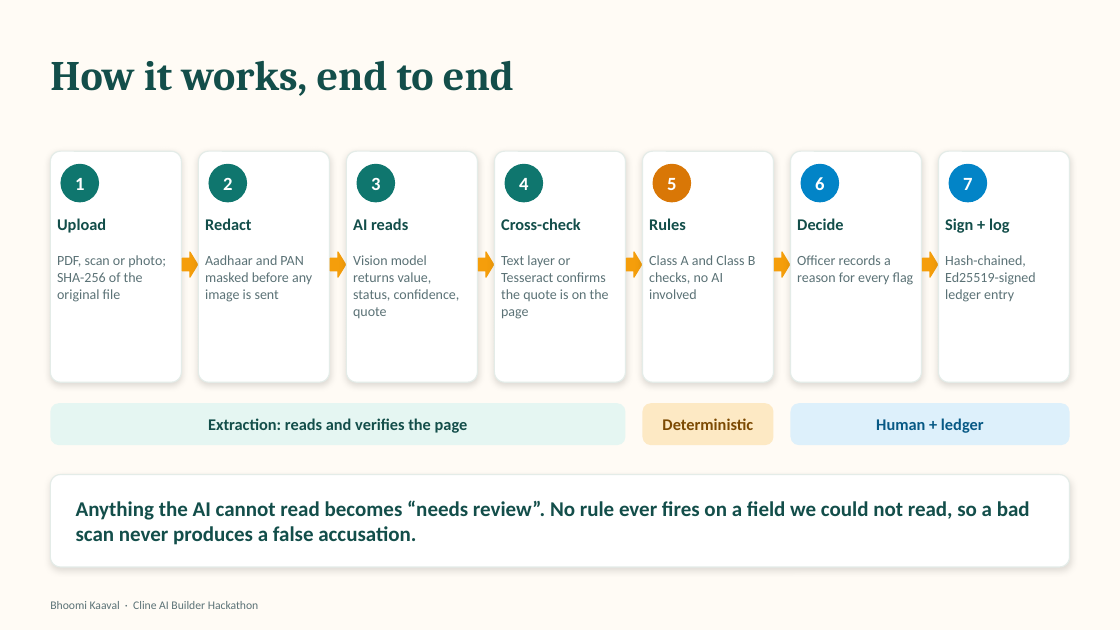
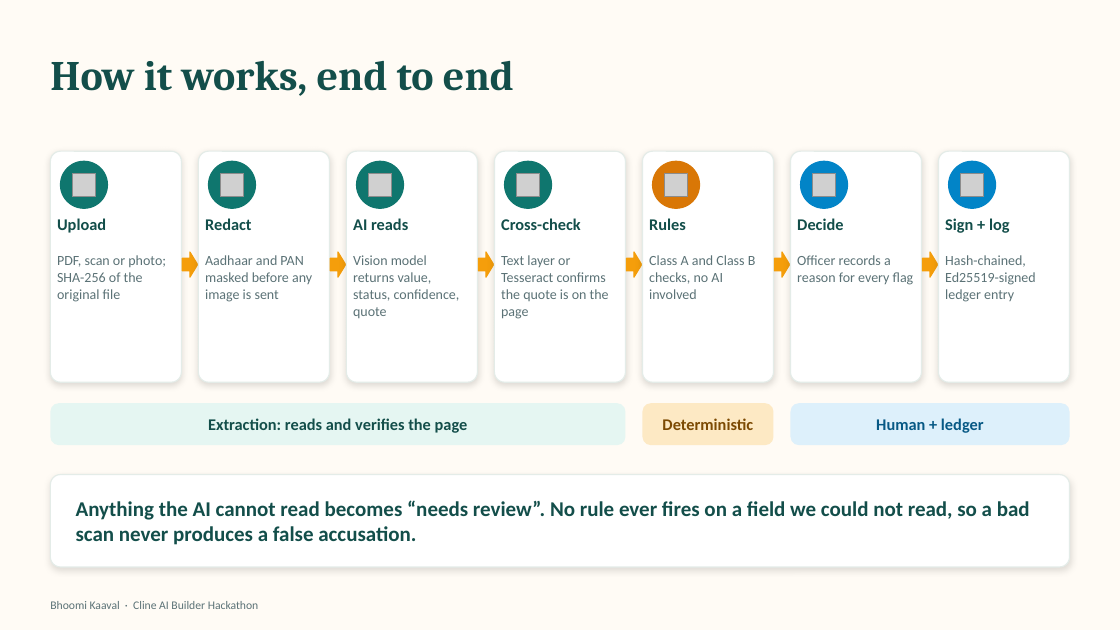
Before and after one commit to hardik23jain-glitch/ClueLess, a slide deck: slide 4 of docs/Bhoomi_Kaaval_Deck.pptx. Drawn at 1120x630 pixels with LibreOffice and Linux fonts; fonts in the diff are those of the drawing; grey boxes stand for pictures. Boxes give left, top, right and bottom in pixels: in the first picture for what was removed or moved away, otherwise in the second. Text is boxed around its words. In the diff, an @@ line names an element or a change of style, - is before the commit and + after.

Commit message:
docs: deck with icons and real app screenshots (16 slides), PDF re-exported

```diff
--- a/docs/Bhoomi_Kaaval_Deck.pptx
+++ b/docs/Bhoomi_Kaaval_Deck.pptx
@@ ellipse removed at (x1=60, y1=164, x2=99, y2=202) @@
-1
@@ ellipse added at (x1=60, y1=161, x2=108, y2=208), fill #0F766E, outline #0F766E 1 pt @@
@@ picture added at (x1=72, y1=173, x2=96, y2=197) @@
@@ ellipse removed at (x1=208, y1=164, x2=247, y2=202) @@
-2
@@ ellipse added at (x1=208, y1=161, x2=255, y2=208), fill #0F766E, outline #0F766E 1 pt @@
@@ picture added at (x1=220, y1=173, x2=244, y2=197) @@
@@ ellipse removed at (x1=356, y1=164, x2=395, y2=202) @@
-3
@@ ellipse added at (x1=356, y1=161, x2=403, y2=208), fill #0F766E, outline #0F766E 1 pt @@
@@ picture added at (x1=368, y1=173, x2=392, y2=197) @@
@@ ellipse removed at (x1=505, y1=164, x2=544, y2=202) @@
-4
@@ ellipse added at (x1=505, y1=161, x2=552, y2=208), fill #0F766E, outline #0F766E 1 pt @@
@@ picture added at (x1=517, y1=173, x2=540, y2=197) @@
@@ ellipse removed at (x1=653, y1=164, x2=691, y2=202) @@
-5
@@ ellipse added at (x1=653, y1=161, x2=700, y2=208), fill #D97706, outline #D97706 1 pt @@
@@ picture added at (x1=665, y1=173, x2=688, y2=197) @@
@@ ellipse removed at (x1=801, y1=164, x2=839, y2=202) @@
-6
@@ ellipse added at (x1=801, y1=161, x2=848, y2=208), fill #0284C7, outline #0284C7 1 pt @@
@@ picture added at (x1=812, y1=173, x2=836, y2=197) @@
@@ ellipse removed at (x1=949, y1=164, x2=987, y2=202) @@
-7
@@ ellipse added at (x1=949, y1=161, x2=996, y2=208), fill #0284C7, outline #0284C7 1 pt @@
@@ picture added at (x1=960, y1=173, x2=984, y2=197) @@
```
Also in this commit, not shown: 10 other slides changed, 1 slide added, 1 other file.
